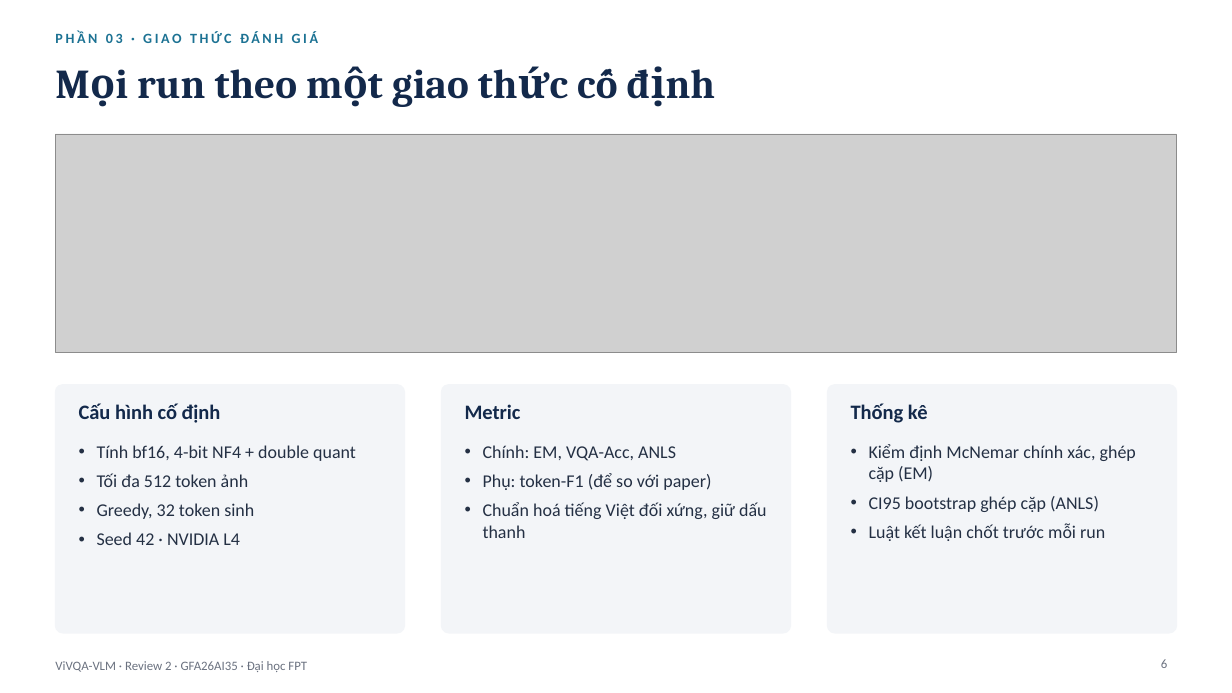
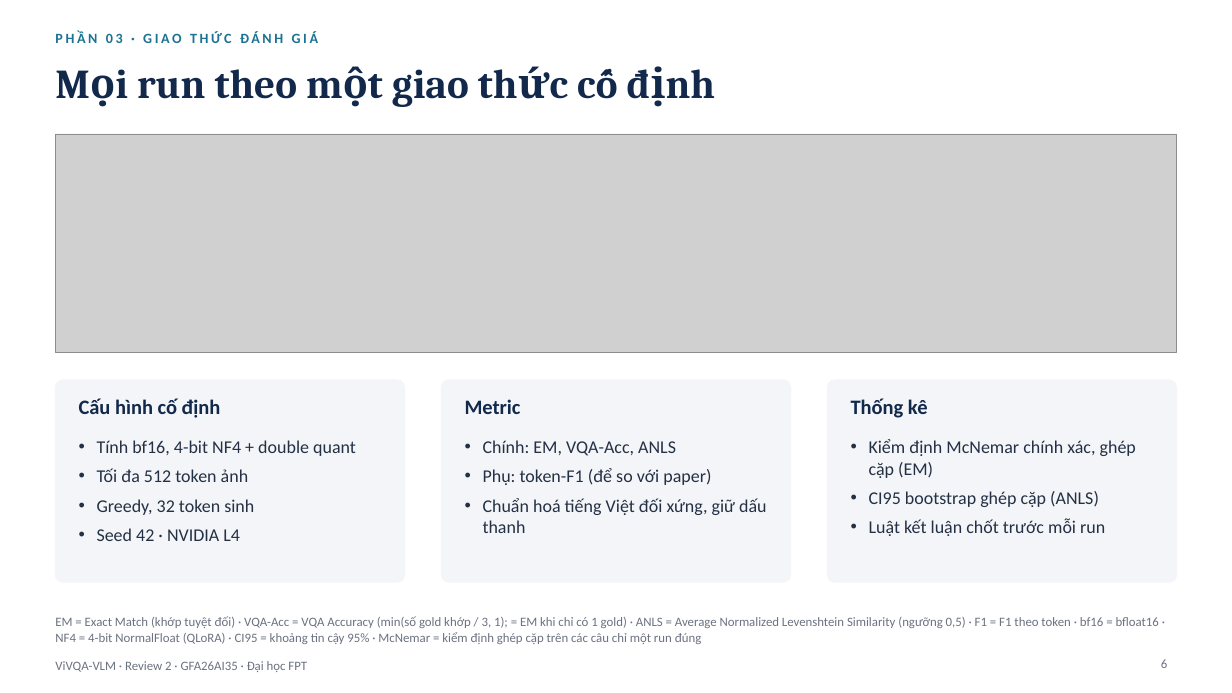
Before and after one commit to PLHGNAOH/ViVQA-VLM, a slide deck: slide 6 of docs/W07/ViVQA-VLM_Review2_TV.pptx. Drawn at 1232x693 pixels with LibreOffice and Linux fonts; fonts in the diff are those of the drawing; grey boxes stand for pictures. Boxes give left, top, right and bottom in pixels: in the first picture for what was removed or moved away, otherwise in the second. Text is boxed around its words. In the diff, an @@ line names an element or a change of style, - is before the commit and + after.

```diff
--- a/docs/W07/ViVQA-VLM_Review2_TV.pptx
+++ b/docs/W07/ViVQA-VLM_Review2_TV.pptx
@@ rounded rectangle: place and size @@
-rounded rectangle at bbox=[55, 384, 405, 633]
+rounded rectangle at bbox=[55, 380, 405, 582]
@@ rounded rectangle: place and size @@
-rounded rectangle at bbox=[442, 384, 791, 633]
+rounded rectangle at bbox=[442, 380, 791, 582]
@@ proportions changed in 3 elements at bbox=[55, 380, 405, 582], bbox=[442, 380, 791, 582], bbox=[828, 380, 1177, 582] @@
@@ rounded rectangle: place and size @@
-rounded rectangle at bbox=[828, 384, 1177, 633]
+rounded rectangle at bbox=[828, 380, 1177, 582]
@@ 3 texts: place and size @@
-3 texts at bbox=[79, 403, 928, 423]
+3 texts at bbox=[79, 398, 928, 418]
@@ text "Tính bf16, 4-bit NF4 + ...": place and size @@
-text "Tính bf16, 4-bit NF4 + ..." at bbox=[97, 445, 356, 545]
+text "Tính bf16, 4-bit NF4 + ..." at bbox=[97, 440, 356, 541]
@@ text "Chính: EM, VQA-Acc, ANLS": place and size @@
-text "Chính: EM, VQA-Acc, ANLS" at bbox=[483, 445, 767, 538]
+text "Chính: EM, VQA-Acc, ANLS" at bbox=[483, 440, 767, 533]
@@ text "Kiểm định McNemar chính xác, ...": place and size @@
-text "Kiểm định McNemar chính xác, ..." at bbox=[869, 444, 1136, 541]
+text "Kiểm định McNemar chính xác, ..." at bbox=[869, 439, 1136, 536]
@@ text added at bbox=[55, 616, 1159, 644], 10 pt, text #6B7280 @@
+EM = Exact Match (khớp tuyệt đối) · VQA-Acc = VQA Accuracy (min(số gold khớp / 3, 1); = EM khi chỉ có 1 gold) · ANLS = Average Normalized Levenshtein Similarity (ngưỡng 0,5) · F1 = F1 theo token · bf16 = bfloat16 · NF4 = 4-bit NormalFloat (QLoRA) · CI95 = khoảng tin cậy 95% · McNemar = kiểm định ghép cặp trên các câu chỉ một run đúng
```
Also in this commit, not shown: 11 other slides changed, 1 slide added, 3 other files.
